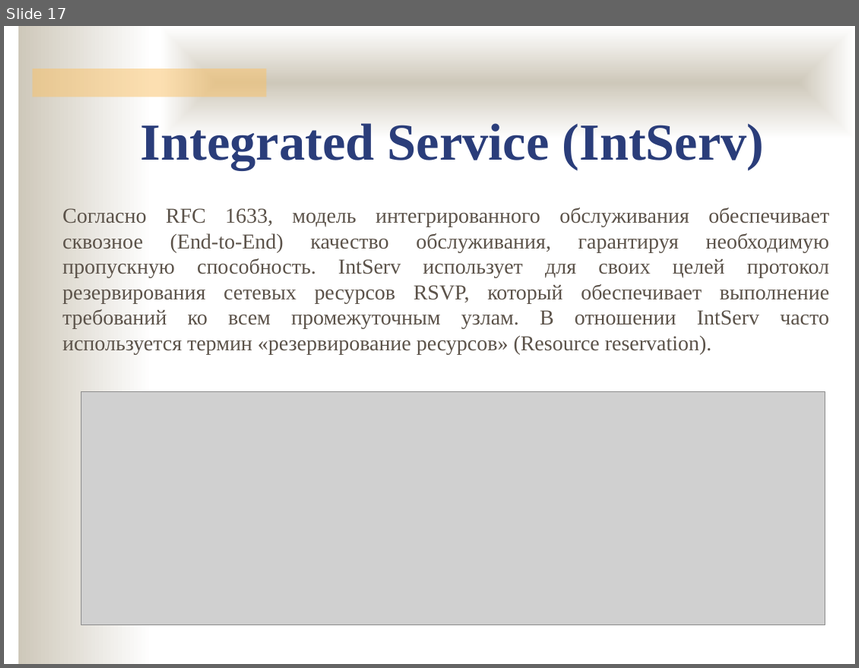
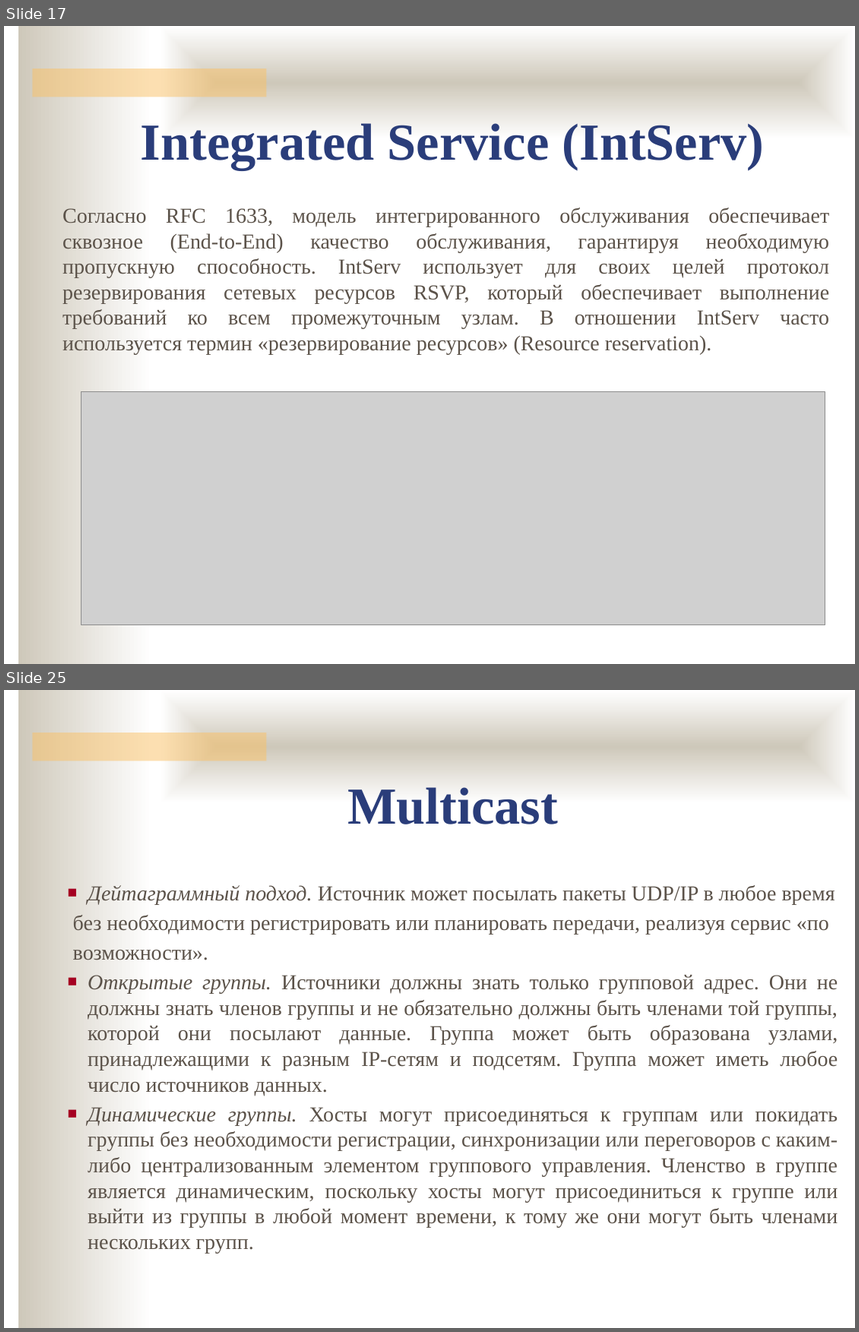
Before and after one commit to ukoloff/nets, a slide deck: lecture/L3+.pptx. Shown one above the other, each under a label of ours: slide 17 before the commit, slides 17 and 25 after it; the slides between them are not shown. The pictures are 859x668 and 859x1332 pixels, drawn with LibreOffice and Linux fonts; fonts in the diff are those of the drawing; grey boxes stand for pictures; background and template pictures are left out. Boxes give left, top, right and bottom in pixels: in the first picture for what was removed or moved away, otherwise in the second. Text is boxed around its words. In the diff, an @@ line names an element or a change of style, - is before the commit and + after.

Commit message:
+Multicast

```diff
--- a/lecture/L3+.pptx
+++ b/lecture/L3+.pptx
@@ slide 25 added at [4,690,855,1328], background #FFFFFF; not listed: 3 template elements that a slide beside it also shows @@
@@ text added at [348,787,558,825], 44 pt, text #2A3D7A, bold @@
+Multicast
@@ text added at [73,885,838,1253], 18 pt, text #5B5249 @@
+■ Дейтаграммный подход. Источник может посылать пакеты UDP/IP в любое время
+без необходимости регистрировать или планировать передачи, реализуя сервис «по
+возможности».
+■ Открытые группы. Источники должны знать только групповой адрес. Они не должны знать членов группы и не обязательно должны быть членами той группы, которой они посылают данные. Группа может быть образована узлами, принадлежащими к разным IP-сетям и подсетям. Группа может иметь любое число источников данных.
+■ Динамические группы. Хосты могут присоединяться к группам или покидать группы без необходимости регистрации, синхронизации или переговоров с каким-либо централизованным элементом группового управления. Членство в группе является динамическим, поскольку хосты могут присоединиться к группе или выйти из группы в любой момент времени, к тому же они могут быть членами нескольких групп.
```
Also in this commit, not shown: 4 slides changed, 9 other slides added.
